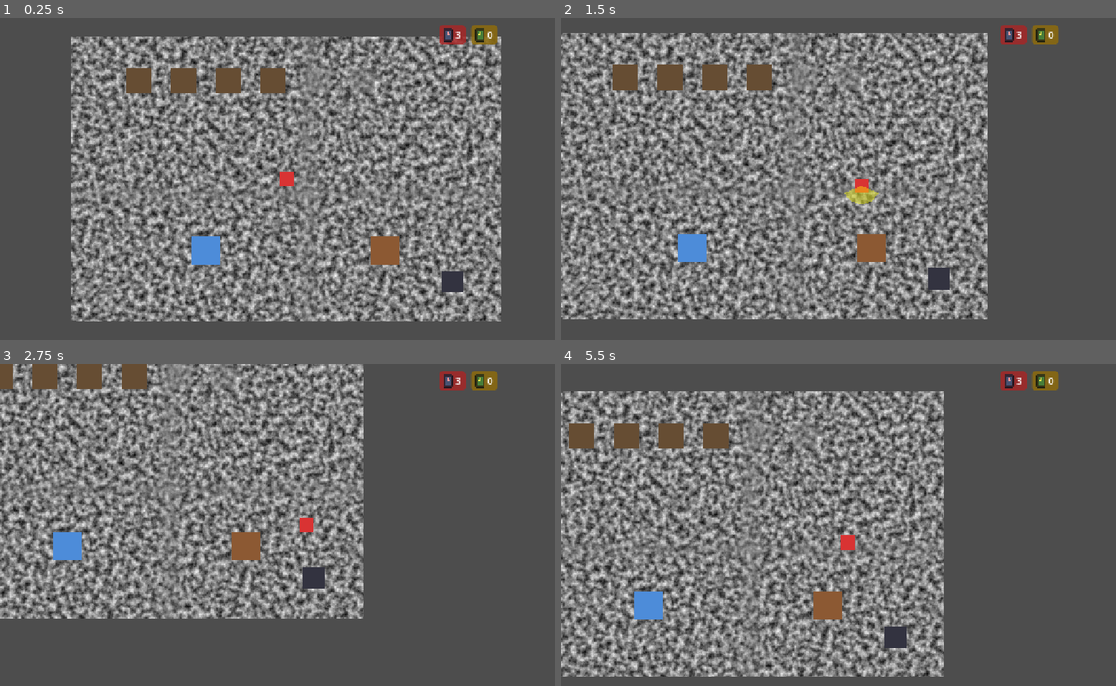
Above: before the commit, frames 1-4 (two rows, left to right).
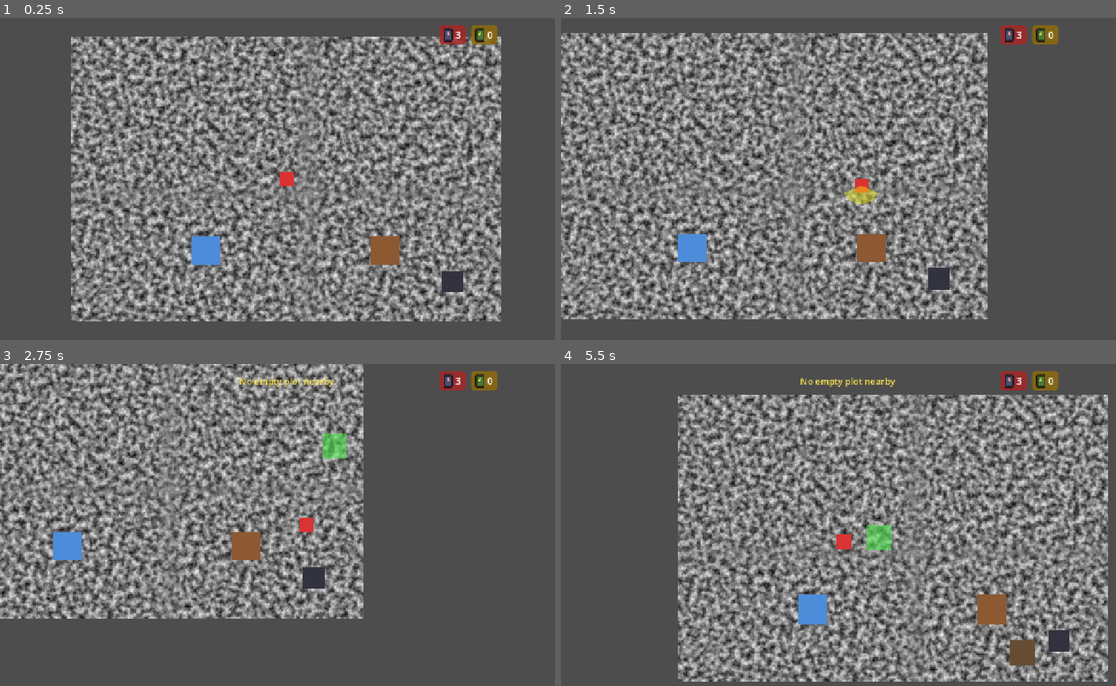
Above: after the commit, the same moments.

Repository: Saitamadupauvre/brotatomato
Game: Godot game, scene res://scenes/main/main.tscn
The game is run twice, just before and just after one commit, with the same random seed, the same clock (stepped at 60 frames per second) and the same inputs. The engine's default icon, where the game draws it, is replaced by a stand-in: a white triangle on a blue panel in a dark square.
Inputs (mouse positions are in pixels of both pictures, inside the frame that each line leads up to):
- Up to frame 1 (0.25 s): no input
- Up to frame 2 (1.5 s): tap Enter at 0.5 s; move the mouse to (971, 162) at 0.52 s; press the mouse at (971, 162) at 0.53 s; hold D (move_right) 0.53-1.28 s; tap E (interact) at 0.8, 1.35 s; move the mouse to (733, 195) at 1.27 s; release the mouse at (733, 195) at 1.28 s; hold S (move_down) from 1.28 s (still down); click (733, 195) at 1.42 s
- Up to frame 3 (2.75 s): tap R (move_plot, bound only after the commit) at 1.55 s; move the mouse to (344, 454) at 2.02 s; release S (move_down) at 2.03 s; hold D (move_right) from 2.03 s (still down); hold R (move_plot, bound only after the commit) from 2.03 s (still down); click (344, 454) at 2.17 s; tap G (place_plot, bound only after the commit) at 2.3 s
- Up to frame 4 (5.5 s): move the mouse to (821, 589) at 2.77 s; release D (move_right) at 2.78 s; release R (move_plot, bound only after the commit) at 2.78 s; hold W (move_up) 2.78-3.53 s; tap G (place_plot, bound only after the commit) at 2.85, 5.3 s; click (821, 589) at 3.05 s; move the mouse to (1021, 573) at 3.52 s; press the mouse at (1021, 573) at 3.53 s; hold A (move_left) 3.53-5.03 s; tap E (interact) at 3.8 s; tap Escape (ui_cancel) at 4.15 s; move the mouse to (677, 476) at 4.27 s; release the mouse at (677, 476) at 4.28 s; tap Shift (dash) at 4.35 s; click (677, 476) at 4.42 s; tap R (move_plot, bound only after the commit) at 4.55 s; move the mouse to (877, 525) at 5.02 s; hold S (move_down) from 5.03 s (still down); hold E (interact) from 5.03 s (still down); click (877, 525) at 5.17 s

The runs differ from the first frame. In frame 1, 1.4% of the frame differs, in the area x 22-68%, y 15-24%; in frame 2, 1.5%; in frame 3, 1.8%; in frame 4, 63%, in the area x 0-99%, y 4-99%.

Commit message:
feat(camp): add grid-based plot placement and relocation

Diff:
--- a/project.godot
+++ b/project.godot
@@ -65,6 +65,16 @@
 "events": [Object(InputEventKey,"resource_local_to_scene":false,"resource_name":"","device":-1,"window_id":0,"alt_press …(190 unchanged characters)…
 ]
 }
+place_plot={
+"deadzone": 0.2,
+"events": [Object(InputEventKey,"resource_local_to_scene":false,"resource_name":"","device":-1,"window_id":0,"alt_pressed":false,"shift_pressed":false,"ctrl_pressed":false,"meta_pressed":false,"pressed":false,"keycode":0,"physical_keycode":71,"key_label":0,"unicode":0,"location":0,"echo":false,"script":null)
+]
+}
+move_plot={
+"deadzone": 0.2,
+"events": [Object(InputEventKey,"resource_local_to_scene":false,"resource_name":"","device":-1,"window_id":0,"alt_pressed":false,"shift_pressed":false,"ctrl_pressed":false,"meta_pressed":false,"pressed":false,"keycode":0,"physical_keycode":82,"key_label":0,"unicode":0,"location":0,"echo":false,"script":null)
+]
+}
 toggle_inventory={
 "deadzone": 0.2,
 "events": [Object(InputEventKey,"resource_local_to_scene":false,"resource_name":"","device":-1,"window_id":0,"alt_press …(190 unchanged characters)…
--- /dev/null
+++ b/scenes/entities/plot_placement_controller.tscn
@@ -0,0 +1,26 @@
+[gd_scene format=3 uid="uid://osr6vkqm54ei"]
+
+[ext_resource type="Script" path="res://scripts/entities/plot_placement_controller.gd" id="1_controller"]
+
+[node name="PlotPlacementController" type="Node2D"]
+script = ExtResource("1_controller")
+
+[node name="Preview" type="ColorRect" parent="."]
+visible = false
+offset_right = 56.0
+offset_bottom = 56.0
+mouse_filter = 2
+color = Color(0.3, 0.9, 0.3, 0.6)
+
+[node name="FeedbackLayer" type="CanvasLayer" parent="."]
+
+[node name="FeedbackLabel" type="Label" parent="FeedbackLayer"]
+visible = false
+offset_left = 0.0
+offset_top = 24.0
+offset_right = 1280.0
+offset_bottom = 60.0
+theme_override_colors/font_color = Color(1, 0.9, 0.3, 1)
+theme_override_font_sizes/font_size = 20
+horizontal_alignment = 1
+mouse_filter = 2
--- a/scenes/main/main.gd
+++ b/scenes/main/main.gd
@@ -4,13 +4,28 @@
 ## scene-agnostic — it only tracks data, this scene owns the world node.
 
 const VILLAGER_SCENE: PackedScene = preload("res://scenes/entities/villager.tscn")
+const PLOT_SCENE: PackedScene = preload("res://scenes/entities/plot.tscn")
 
 
 func _ready() -> void:
 	GameState.villager_spawned.connect(_on_villager_spawned)
+	GameState.plot_placed.connect(_on_plot_placed)
+	for plot_id in GameState.plots:
+		_spawn_plot(plot_id, GameState.plots[plot_id])
 
 
 func _on_villager_spawned(_villager_id: int, position: Vector2) -> void:
 	var villager: Node2D = VILLAGER_SCENE.instantiate()
 	add_child(villager)
 	villager.global_position = position
+
+
+func _on_plot_placed(plot_id: int, position: Vector2) -> void:
+	_spawn_plot(plot_id, position)
+
+
+func _spawn_plot(plot_id: int, position: Vector2) -> void:
+	var plot: Node2D = PLOT_SCENE.instantiate()
+	plot.set_meta("plot_id", plot_id)
+	$Plots.add_child(plot)
+	plot.global_position = position
--- a/scenes/main/main.tscn
+++ b/scenes/main/main.tscn
@@ -8,18 +8,14 @@
 [ext_resource type="PackedScene" path="res://scenes/entities/container.tscn" id="6_container"]
 [ext_resource type="PackedScene" path="res://scenes/ui/inventory_menu.tscn" id="7_inventory_menu"]
 [ext_resource type="Script" path="res://scenes/main/main.gd" id="8_main"]
-[ext_resource type="PackedScene" path="res://scenes/entities/plot.tscn" id="9_plot"]
-[ext_resource type="PackedScene" path="res://scenes/entities/plot_slot.tscn" id="10_plot_slot"]
 [ext_resource type="PackedScene" path="res://scenes/entities/scene_transition_point.tscn" id="11_transition"]
+[ext_resource type="PackedScene" path="res://scenes/entities/plot_placement_controller.tscn" id="12_plot_placement"]
 
 [sub_resource type="RectangleShape2D" id="RectangleShape2D_wall_h"]
 size = Vector2(960, 32)
 
 [sub_resource type="RectangleShape2D" id="RectangleShape2D_wall_v"]
 size = Vector2(32, 640)
-
-[sub_resource type="RectangleShape2D" id="RectangleShape2D_obstacle"]
-size = Vector2(96, 96)
 
 [node name="Main" type="Node2D"]
 script = ExtResource("8_main")
@@ -57,12 +53,6 @@
 [node name="RightWallShape" type="CollisionShape2D" parent="Walls/RightWall"]
 shape = SubResource("RectangleShape2D_wall_v")
 
-[node name="CenterObstacle" type="StaticBody2D" parent="."]
-position = Vector2(680, 220)
-
-[node name="CenterObstacleShape" type="CollisionShape2D" parent="CenterObstacle"]
-shape = SubResource("RectangleShape2D_obstacle")
-
 [node name="Shop" parent="." instance=ExtResource("4_shop")]
 position = Vector2(300, 480)
 
@@ -71,23 +61,7 @@
 
 [node name="Plots" type="Node2D" parent="."]
 
-[node name="Plot1" parent="Plots" instance=ExtResource("9_plot")]
-position = Vector2(150, 100)
-
-[node name="Plot2" parent="Plots" instance=ExtResource("9_plot")]
-position = Vector2(250, 100)
-
-[node name="Plot3" parent="Plots" instance=ExtResource("9_plot")]
-position = Vector2(350, 100)
-
-[node name="Plot4" parent="Plots" instance=ExtResource("9_plot")]
-position = Vector2(450, 100)
-
-[node name="PlotSlot1" parent="Plots" instance=ExtResource("10_plot_slot")]
-position = Vector2(550, 100)
-
-[node name="PlotSlot2" parent="Plots" instance=ExtResource("10_plot_slot")]
-position = Vector2(650, 100)
+[node name="PlotPlacement" parent="." instance=ExtResource("12_plot_placement")]
 
 [node name="DungeonEntrance" parent="." instance=ExtResource("11_transition")]
 position = Vector2(850, 550)
--- a/scripts/autoload/game_state.gd
+++ b/scripts/autoload/game_state.gd
@@ -22,10 +22,14 @@
 signal life_lost(remaining: int)
 signal player_died
 signal villager_spawned(villager_id: int, position: Vector2)
+signal plot_placed(plot_id: int, position: Vector2)
 signal item_changed(item_id: String, count: int)
 signal equipment_changed(slot: EquipmentData.EquipSlot, item_id: String)
 
 const STARTING_TOMATOES: int = 3
+## TEMP: grants enough materials to test grid placement without looting
+## the Container first. Remove/tune before ship.
+const STARTING_MATERIALS: int = 30
 
 ## Carried tomatoes = lives. Not an inventory item — has its own
 ## death-trigger semantics, see lose_tomato().
@@ -35,9 +39,13 @@
 var _item_defs: Dictionary = {} # item_id -> ItemData
 var _equipped: Dictionary = {} # EquipmentData.EquipSlot -> item_id
 
-## Camp plot state, one entry per plot. MVP: 4 plots, index-based.
-## Each entry: { "growth_time": float, "ripe": bool }
-var plots: Array[Dictionary] = []
+## Positions of player-placed plots (beyond the 4 built-in ones), keyed by
+## a stable id (not by position — floats round-tripped through a Node2D
+## transform aren't guaranteed to compare equal), so they can be
+## re-instantiated after Main is freed/reloaded by a scene change.
+var plots: Dictionary = {} # plot_id -> Vector2
+
+var _next_plot_id: int = 0
 
 ## Villager entries spawned from unharvested ripe tomatoes.
 ## MVP: visual only, no role. { "id": int, "position": Vector2 }
@@ -49,6 +57,7 @@
 func _ready() -> void:
 	for item_data in ITEM_DEFS:
 		_item_defs[item_data.id] = item_data
+	add_item("materials", STARTING_MATERIALS)
 
 
 func get_item_data(item_id: String) -> ItemData:
@@ -110,6 +119,19 @@
 	return true
 
 
+func add_plot(position: Vector2) -> int:
+	var plot_id := _next_plot_id
+	_next_plot_id += 1
+	plots[plot_id] = position
+	plot_placed.emit(plot_id, position)
+	return plot_id
+
+
+## Relocates an already-recorded plot in place — no new id, no refund.
+func move_plot(plot_id: int, position: Vector2) -> void:
+	plots[plot_id] = position
+
+
 func reset_run() -> void:
 	tomatoes = STARTING_TOMATOES
 	tomato_changed.emit(tomatoes)
--- a/scripts/components/behaviors/plot_behavior.gd
+++ b/scripts/components/behaviors/plot_behavior.gd
@@ -8,7 +8,7 @@
 
 @export var sprite_path: NodePath
 @export var time_label_path: NodePath
-@export var grow_time: float = 150.0 # GDD says 2-3 min; proposed value, tunable
+@export var grow_time: float = 10.0 # TEMP: was 150.0 (GDD 2-3min) — shortened for testing
 @export var color_empty: Color = Color(0.4, 0.3, 0.2)
 @export var color_seeded: Color = Color(0.3, 0.22, 0.15)
 @export var color_growing: Color = Color(0.35, 0.6, 0.3)
@@ -19,6 +19,10 @@
 var _sprite: ColorRect = null
 var _time_label: Label = null
 var _attention_outline: CanvasItem = null
+
+
+func is_empty() -> bool:
+	return _state == PlotState.EMPTY
 
 
 func _setup(p_owner: Node2D, p_host: BehaviorHost) -> void:
--- /dev/null
+++ b/scripts/entities/plot_placement_controller.gd
@@ -0,0 +1,151 @@
+class_name PlotPlacementController
+extends Node2D
+## Free-form grid placement (and relocation) for plots. Not a Behavior: no
+## proximity trigger, no single owner entity — an always-present input-mode
+## toggle, closer in shape to MenuPanel than to an interactable.
+
+enum Mode { IDLE, PLACING, MOVING }
+
+const CELL_SIZE: float = 64.0
+const MATERIALS_COST: int = 10
+const PLOT_HALF_SIZE: float = 28.0
+const CAMP_MIN: Vector2 = Vector2(32 + PLOT_HALF_SIZE, 32 + PLOT_HALF_SIZE)
+const CAMP_MAX: Vector2 = Vector2(944 - PLOT_HALF_SIZE, 624 - PLOT_HALF_SIZE)
+const MIN_PLOT_SPACING: float = CELL_SIZE * 0.9
+## How close the mouse must be to an existing plot to pick it up with R.
+const PICK_RADIUS: float = 40.0
+const FEEDBACK_DURATION: float = 1.5
+const PLOT_BEHAVIOR_PATH: NodePath = ^"Interactable/Host/PlotBehavior"
+
+@export var plots_container_path: NodePath = ^"../Plots"
+@onready var _preview: ColorRect = $Preview
+@onready var _feedback_label: Label = $FeedbackLayer/FeedbackLabel
+
+var _mode: Mode = Mode.IDLE
+var _preview_position: Vector2 = Vector2.ZERO
+var _moving_plot: Node2D = null
+var _moving_plot_origin: Vector2 = Vector2.ZERO
+var _feedback_timer: SceneTreeTimer = null
+
+
+func _input(event: InputEvent) -> void:
+	match _mode:
+		Mode.IDLE:
+			if event.is_action_pressed("place_plot"):
+				_try_start_placing()
+				get_viewport().set_input_as_handled()
+			elif event.is_action_pressed("move_plot"):
+				_try_start_moving()
+				get_viewport().set_input_as_handled()
+		Mode.PLACING:
+			if event.is_action_pressed("ui_cancel"):
+				_exit_mode()
+				get_viewport().set_input_as_handled()
+			elif event.is_action_pressed("interact") or event.is_action_pressed("attack"):
+				_try_confirm_placing()
+				get_viewport().set_input_as_handled()
+		Mode.MOVING:
+			if event.is_action_pressed("ui_cancel"):
+				_cancel_moving()
+				get_viewport().set_input_as_handled()
+			elif event.is_action_pressed("interact") or event.is_action_pressed("attack"):
+				_try_confirm_moving()
+				get_viewport().set_input_as_handled()
+
+
+func _process(_delta: float) -> void:
+	if _mode == Mode.IDLE:
+		return
+	_preview_position = (get_global_mouse_position() / CELL_SIZE).round() * CELL_SIZE
+	_preview.global_position = _preview_position - Vector2(PLOT_HALF_SIZE, PLOT_HALF_SIZE)
+	var valid := _is_valid_position(_preview_position)
+	_preview.color = Color(0.3, 0.9, 0.3, 0.6) if valid else Color(0.9, 0.3, 0.3, 0.6)
+
+
+func _try_start_placing() -> void:
+	if GameState.get_item_count("materials") < MATERIALS_COST:
+		_show_feedback("Not enough materials (need %d, have %d)" % [MATERIALS_COST, GameState.get_item_count("materials")])
+		return
+	_mode = Mode.PLACING
+	_preview.visible = true
+
+
+func _try_confirm_placing() -> void:
+	if not _is_valid_position(_preview_position):
+		_show_feedback("Can't place here")
+		return
+	if not GameState.remove_item("materials", MATERIALS_COST):
+		_show_feedback("Not enough materials")
+		return
+	GameState.add_plot(_preview_position)
+	_exit_mode()
+
+
+func _try_start_moving() -> void:
+	var candidate: Node2D = _find_nearby_empty_plot()
+	if candidate == null:
+		_show_feedback("No empty plot nearby")
+		return
+	_moving_plot = candidate
+	_moving_plot_origin = candidate.global_position
+	candidate.visible = false
+	_mode = Mode.MOVING
+	_preview.visible = true
+
+
+func _try_confirm_moving() -> void:
+	if not _is_valid_position(_preview_position):
+		_show_feedback("Can't place here")
+		return
+	_moving_plot.global_position = _preview_position
+	_moving_plot.visible = true
+	GameState.move_plot(_moving_plot.get_meta("plot_id"), _preview_position)
+	_moving_plot = null
+	_exit_mode()
+
+
+func _cancel_moving() -> void:
+	_moving_plot.global_position = _moving_plot_origin
+	_moving_plot.visible = true
+	_moving_plot = null
+	_exit_mode()
+
+
+func _exit_mode() -> void:
+	_mode = Mode.IDLE
+	_preview.visible = false
+
+
+func _find_nearby_empty_plot() -> Node2D:
+	var mouse_position: Vector2 = get_global_mouse_position()
+	var closest: Node2D = null
+	var closest_distance: float = PICK_RADIUS
+	for plot in get_node(plots_container_path).get_children():
+		if not plot is Node2D:
+			continue
+		var behavior: PlotBehavior = plot.get_node_or_null(PLOT_BEHAVIOR_PATH) as PlotBehavior
+		if behavior == null or not behavior.is_empty():
+			continue
+		var distance: float = plot.global_position.distance_to(mouse_position)
+		if distance < closest_distance:
+			closest = plot
+			closest_distance = distance
+	return closest
+
+
+func _is_valid_position(pos: Vector2) -> bool:
+	if pos.x < CAMP_MIN.x or pos.x > CAMP_MAX.x or pos.y < CAMP_MIN.y or pos.y > CAMP_MAX.y:
+		return false
+	for plot in get_node(plots_container_path).get_children():
+		if plot == _moving_plot:
+			continue
+		if plot is Node2D and plot.global_position.distance_to(pos) < MIN_PLOT_SPACING:
+			return false
+	return true
+
+
+func _show_feedback(text: String) -> void:
+	_feedback_label.text = text
+	_feedback_label.visible = true
+	_feedback_timer = get_tree().create_timer(FEEDBACK_DURATION)
+	_feedback_timer.timeout.connect(func() -> void: _feedback_label.visible = false)
Not shown, added: scripts/entities/plot_placement_controller.gd.uid
